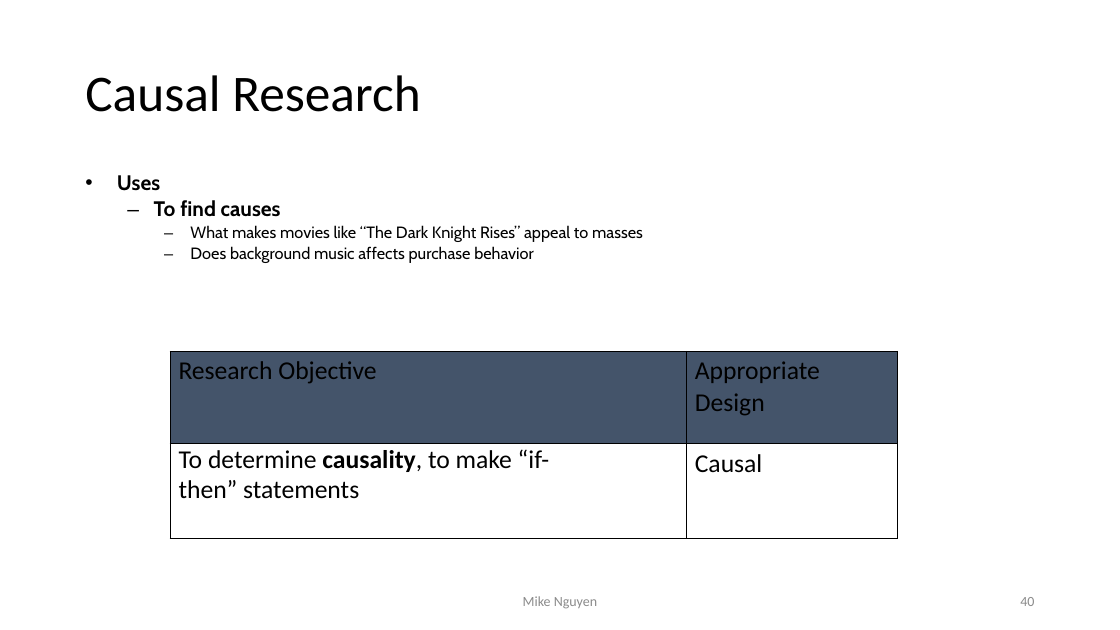
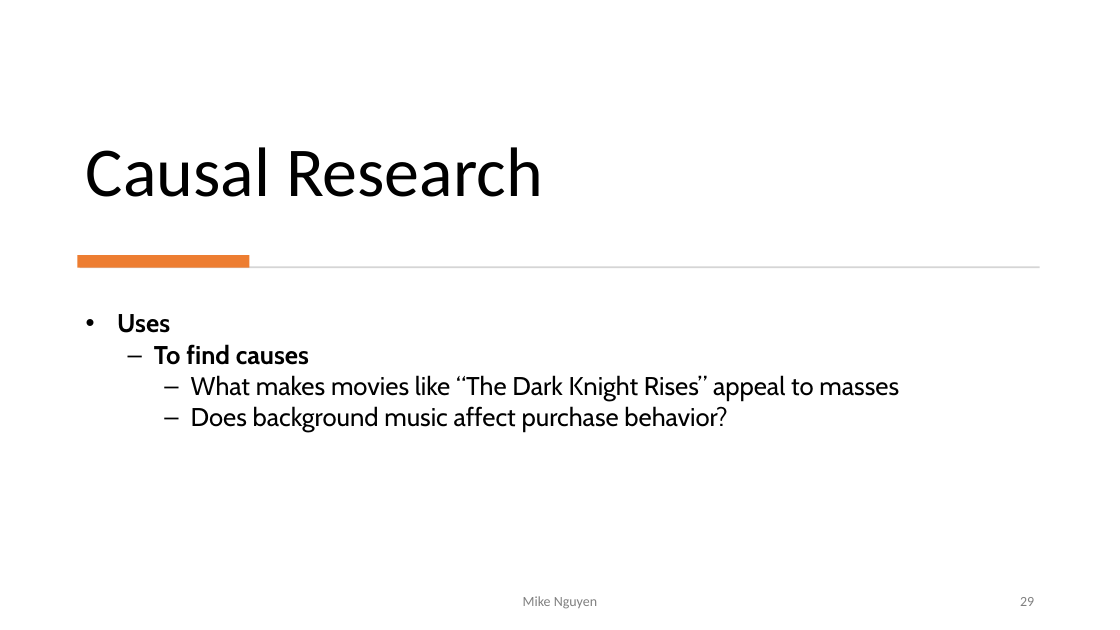
Before and after one commit to mikenguyen13/mar4050, a slide deck: slide 29 of lectures/2/2_Research Design.pptx (slide 40 before the commit). Drawn at 1120x630 pixels with LibreOffice and Linux fonts; fonts in the diff are those of the drawing. Boxes give left, top, right and bottom in pixels: in the first picture for what was removed or moved away, otherwise in the second. Text is boxed around its words. In the diff, an @@ line names an element or a change of style, - is before the commit and + after.

```diff
--- a/lectures/2/2_Research Design.pptx
+++ b/lectures/2/2_Research Design.pptx
@@ title "Causal Research" at <box>86,147,543,197</box>: size 44 to 60 pt; vertical alignment middle to bottom @@
@@ rectangle added at <box>77,255,250,268</box>, fill #ED7D31 @@
@@ rectangle added at <box>80,266,1040,268</box>, fill #D5D5D5 @@
@@ text "Uses": place and size @@
-text "Uses" at <box>117,175,643,263</box>
+text "Uses" at <box>117,314,899,432</box>
@@ text at <box>117,314,899,401</box>: size 18 to 22 pt in "Uses", "To find causes"; size 14 to 22 pt in "What makes movies like “The Dark Knight ..." @@
@@ table removed at <box>171,351,898,537</box>, 2 rows, 2 columns @@
-Research Objective | Appropriate Design
-To determine causality, to make “if- / then” statements | Causal
@@ text at <box>191,406,727,432</box>: text changed; size 14 to 22 pt @@
-    – Does background music affects purchase behavior
+    – Does background music affect purchase behavior?
@@ page number at <box>1020,597,1034,606</box>: text changed; text colour #8C8C8C to #808080 @@
-40
+29
```
Also in this commit, not shown: 17 other slides changed, 9 slides added, 19 slides removed, 2 other files.
